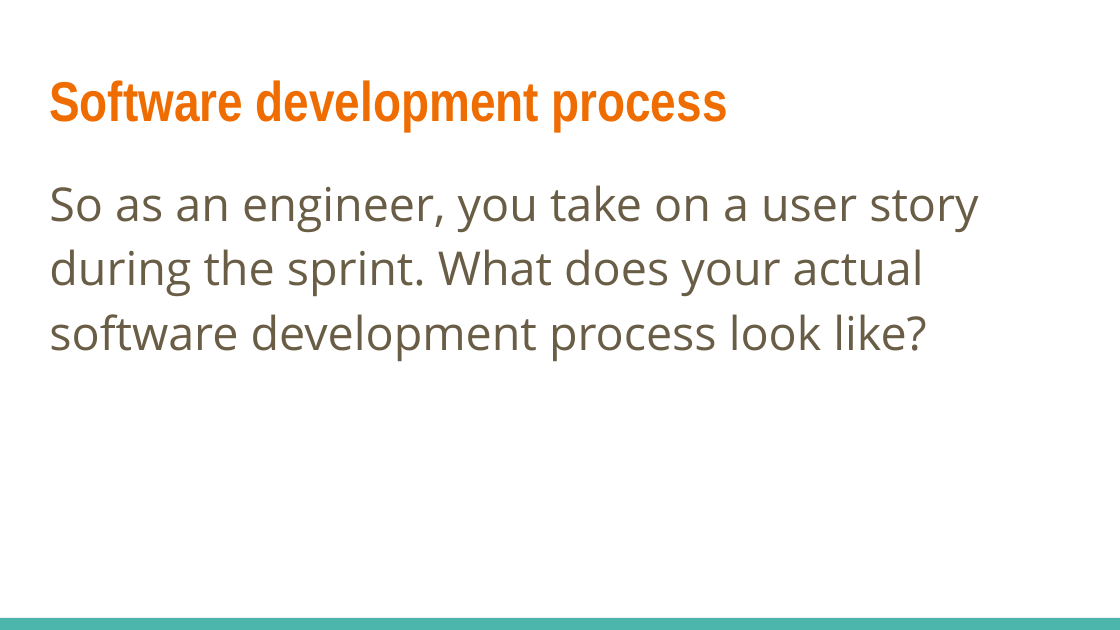
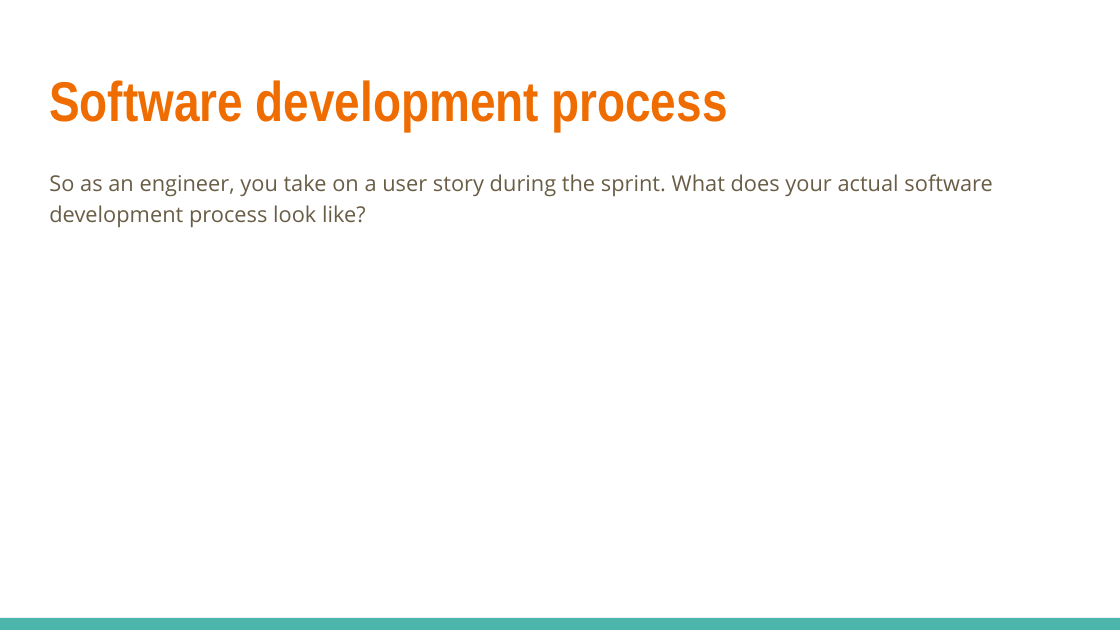
Before and after one commit to linkedin/high-school-trainee, a slide deck: slide 7 of Week_1/Lectures/1.1_Development_Process.pptx. Drawn at 1120x630 pixels with LibreOffice and Linux fonts; fonts in the diff are those of the drawing. Boxes give left, top, right and bottom in pixels: in the first picture for what was removed or moved away, otherwise in the second. Text is boxed around its words. In the diff, an @@ line names an element or a change of style, - is before the commit and + after.

```diff
--- a/Week_1/Lectures/1.1_Development_Process.pptx
+++ b/Week_1/Lectures/1.1_Development_Process.pptx
@@ text "So as an engineer, you ..." at [49, 174, 992, 228]: size 30 to 14 pt @@
```
Also in this commit, not shown: 3 other slides changed, 2 slides added, 2 slides removed, 17 other files.
